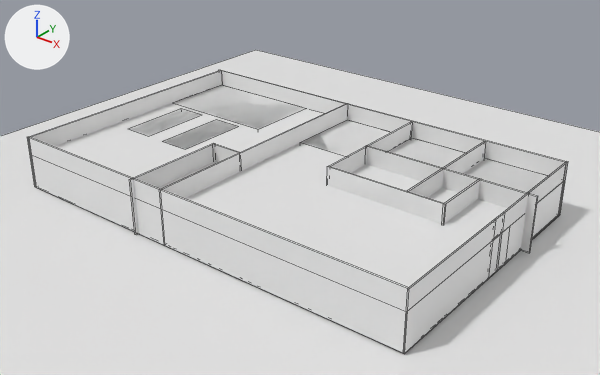
What one commit did to the FBX model Assets/[LiquidForce]/Scenes/LVHome/Meshes/LVHome.fbx.
Rendered twice from a camera (50 mm lens) standing at (25.8, -31.3, 20.4) and looking at (1.2, -0.5, 1.3). Every picture has the same lights, and +X, +Y and +Z are marked at upper left. The older version comes first. Mesh edges are drawn as thin lines. Where no turn or scale is listed for an object, it has been applied to the vertices. Vertices at exactly the same position are counted once.
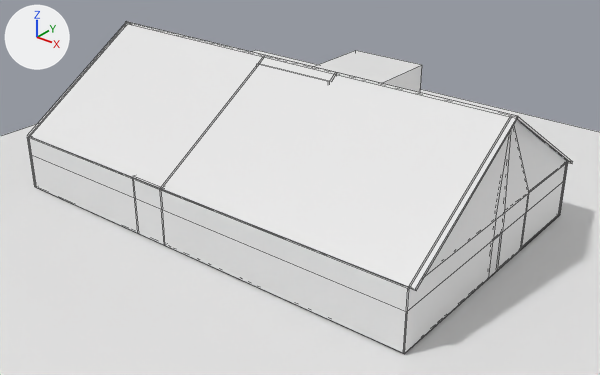
Patch to the scene script:
```diff
--- a/Assets/[LiquidForce]/Scenes/LVHome/Meshes/LVHome.fbx.py
+++ b/Assets/[LiquidForce]/Scenes/LVHome/Meshes/LVHome.fbx.py
@@ me_plane_004 @@
-me_plane_004.from_pydata(...)  # 24 vertices, 18 faces; spans x 12.1..12.2, y -7.6..7.6, z 0.0..3.0
+me_plane_004.from_pydata(...)  # 26 vertices, 24 faces; spans x 12.1..12.2, y -7.6..7.6, z 0.0..7.8
+# me_plane_004 part 4
+# 4 faces are deleted
+# 2 vertices are added at (12.2, 0.0, 7.8), (12.1, 0.0, 7.8)
+# 10 new faces join them
 me_plane_004.materials.append(mat_drywall)
@@ me_cube_016 @@
-me_cube_016.from_pydata(...)  # 8 vertices, 6 faces; spans x -4.85..4.85, y -0.05..0.05, z -1.52..1.52
+me_cube_016.from_pydata(...)  # 48 vertices, 37 faces; spans x -4.85..4.39, y -0.05..0.05, z -1.52..1.52
+# me_cube_016 part 2: 4 vertices removed from x 4.85, y -0.05..0.05, z -1.52..1.52; 44 vertices added at x -4.85..4.39, y -0.05..0.05, z -1.52..1.52
@@ me_cube_011 @@
-me_cube_011.from_pydata(...)  # 8 vertices, 6 faces; spans x -0.1..0.1, y -7.6..7.6, z -1.5..1.5
+me_cube_011.from_pydata(...)  # 142 vertices, 113 faces; spans x -0.1..11.4, y -7.6..7.6, z -1.5..6.3
+# me_cube_011 part 1: a new loose piece of 32 vertices spanning x 0.0..11.4, y -0.5..-0.4, z -1.5..6.0
+# other edits to the shape of me_cube_011 do not show in these pictures
@@ me_cube_010 @@
 # verts and faces of me_cube_010; kept vertices keep their numbers, new ones are numbered from 8
-me_cube_010.from_pydata(...)  # 8 vertices, 6 faces; spans x -0.1..0.1, y -7.6..7.6, z -1.5..1.5
+me_cube_010.from_pydata(...)  # 10 vertices, 9 faces; spans x -0.1..0.1, y -7.6..7.6, z -1.5..6.3
+# me_cube_010 part 3
+delete_faces([(1, 5, 7, 3)])
+verts[8] = (-0.1, 0.0, 6.3)  # pixel (127, 22)
+verts[9] = (0.1, 0.0, 6.3)  # pixel (128, 22)
+faces += [(3, 8, 9, 7), (5, 7, 9), (1, 8, 3), (1, 5, 9, 8)]
@@ me_cube_026 @@
+me_cube_026.from_pydata([(-12.4, -3.8, 2.3), (-12.4, -3.8, 2.4), (-12.4, 3.8, -2.4), (-12.4, 3.8, -2.3), (12.4, -3.8, 2.3), (12.4, -3.8, 2.4), (12.4, 3.8, -2.4), (12.4, 3.8, -2.3)], [], [(0, 1, 3, 2), (2, 3, 7, 6), (6, 7, 5, 4), (4, 5, 1, 0), (2, 6, 4, 0), (7, 3, 1, 5)])
@@ me_cube_029 @@
+me_cube_029.from_pydata([(-12.4, -3.8, -2.4), (-12.4, -3.8, -2.3), (-12.4, 3.8, 2.3), (-12.4, 3.8, 2.4), (12.4, -3.8, -2.4), (12.4, -3.8, -2.3), (12.4, 3.8, 2.3), (12.4, 3.8, 2.4)], [], [(0, 1, 3, 2), (2, 3, 7, 6), (6, 7, 5, 4), (4, 5, 1, 0), (2, 6, 4, 0), (7, 3, 1, 5)])
@@ ob_cube_010 @@
 ob_cube_010 = bpy.data.objects.new('Cube.010', me_cube_012)
-ob_cube_010.location = (-3.63, -4.83, 1.52)
-ob_cube_010.scale = (0.05, 2.95, 1.52)
+ob_cube_010.location = (-3.63, -3.34, 1.52)
+ob_cube_010.scale = (0.05, 4.24, 1.52)
@@ ob_cube_005 @@
 ob_cube_005 = bpy.data.objects.new('Cube.005', me_cube_007)
-ob_cube_005.location = (11.78, 0.86, 1.0)
+ob_cube_005.location = (2.97, 0.79, 4.17)
@@ ob_cube_022 @@
+ob_cube_022 = bpy.data.objects.new('Cube.022', me_cube_025)  # a box spanning x -1.02..1.02, y -4.2..4.2, z -0.05..0.05
+ob_cube_022.location = (-2.66, -3.33, 3.1)
@@ ob_roof2 @@
+ob_roof2 = bpy.data.objects.new('Roof2', me_cube_026)
+ob_roof2.location = (0.05, 3.76, 5.46)
@@ ob_roof1 @@
+ob_roof1 = bpy.data.objects.new('Roof1', me_cube_029)
+ob_roof1.location = (0.05, -3.72, 5.43)
@@ ob_upstairs_room @@
+ob_upstairs_room = bpy.data.objects.new('Upstairs Room', me_cube_027)  # a box spanning x -2.29..2.29, y -4.43..4.43, z -1.52..1.52
+ob_upstairs_room.location = (0.61, 3.9, 4.66)
```

Location of each change, [x1, y1, x2, y2] in pixels of the pictures (600 x 375 px):
'Roof1', added: after [28, 22, 518, 290]
'Wall.001', reshaped (21% taller): before [404, 162, 568, 354]; after [404, 121, 568, 354]
'Cube.009', reshaped (mostly hidden afterwards): before [160, 103, 347, 209]; after [160, 64, 327, 209]
'Cube.008', reshaped: before [28, 70, 221, 155]; after [28, 23, 127, 155]
'Cube.014', reshaped (not visible afterwards): before [366, 146, 538, 253]
'Upstairs Room', added: after [314, 50, 422, 92]
'Cube.010', moved, rescaled (not visible afterwards): before [130, 143, 215, 235]
'Roof2', added: after [125, 22, 572, 164]
'Cube.022', added: after [133, 176, 162, 188]
'Cube.005', moved (not visible afterwards): before [497, 234, 504, 270]
part 1 of me_cube_011, added (mostly hidden): after [258, 64, 327, 82]
part 3 of me_cube_010, built on: before [29, 70, 221, 137]; after [28, 23, 127, 137]
part 4 of me_plane_004, built on: before [408, 162, 567, 289]; after [408, 121, 567, 289]
'Cube.003', unchanged, covered by the edit: before [30, 87, 565, 353]; after [30, 154, 565, 353]
'Cube.006', unchanged, covered by the edit: before [221, 70, 567, 180]
'Cube.015', unchanged, covered by the edit: before [327, 166, 446, 224]
'Cube.004', unchanged, covered by the edit: before [176, 85, 303, 129]
